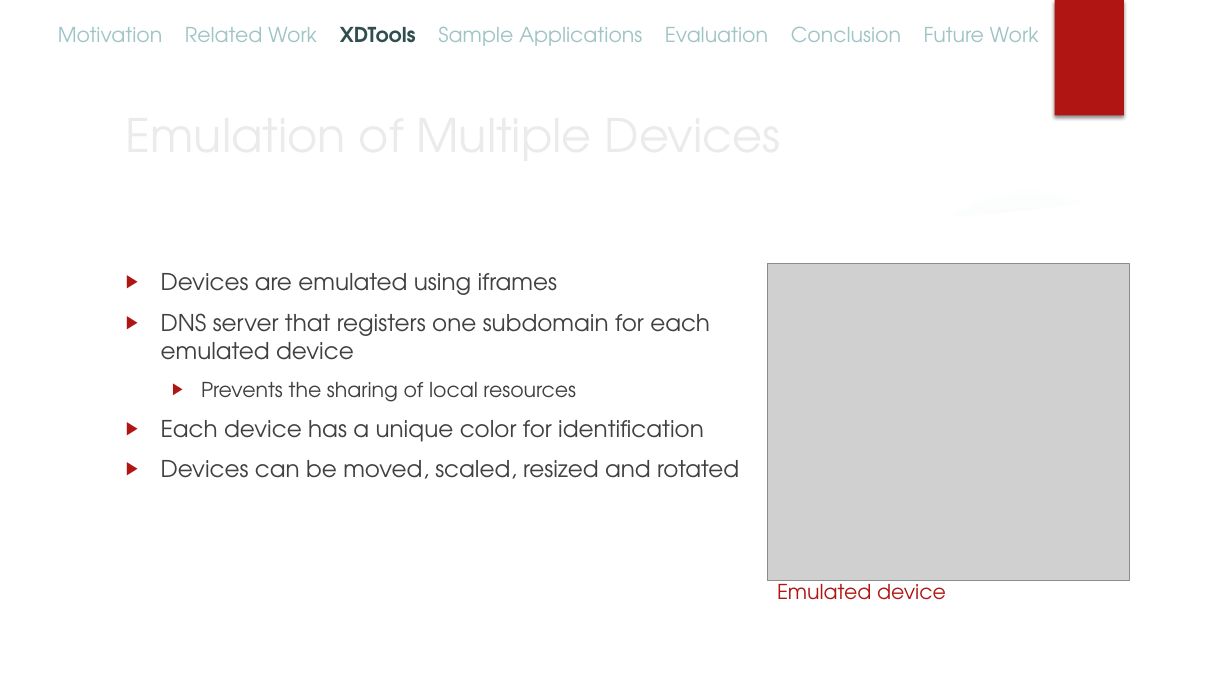
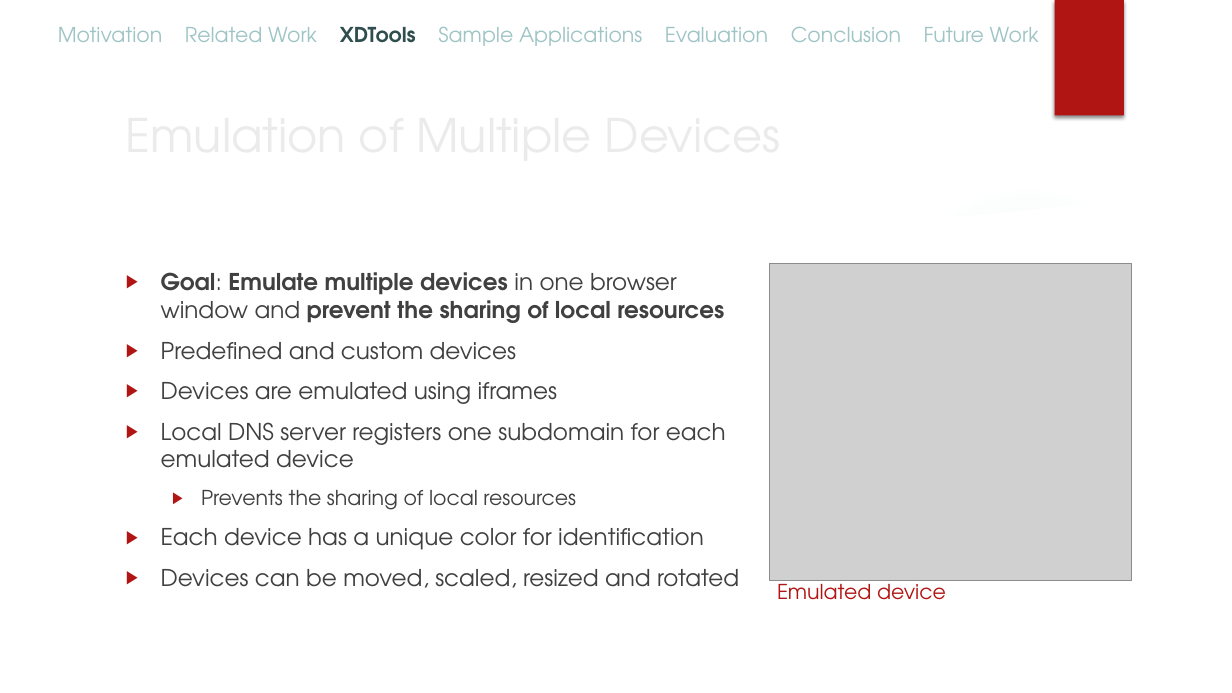
Before and after one commit to mhusm/XDTools, a slide deck: slide 7 of Presentations/Final/XDTools.pptx (slide 6 before the commit). Drawn at 1232x693 pixels with LibreOffice and Linux fonts; fonts in the diff are those of the drawing; grey boxes stand for pictures; background and template pictures are left out. Boxes give left, top, right and bottom in pixels: in the first picture for what was removed or moved away, otherwise in the second. Text is boxed around its words. In the diff, an @@ line names an element or a change of style, - is before the commit and + after.

```diff
--- a/Presentations/Final/XDTools.pptx
+++ b/Presentations/Final/XDTools.pptx
@@ text at bbox=[161, 272, 724, 360]: paragraphs added @@
+▶ Goal: Emulate multiple devices in one browser window and prevent the sharing of local resources
+▶ Predefined and custom devices
@@ text at bbox=[161, 422, 726, 468]: text changed @@
-▶ DNS server that registers one subdomain for each emulated device
+▶ Local DNS server registers one subdomain for each emulated device
```
Also in this commit, not shown: 16 other slides changed, 2 slides added.
